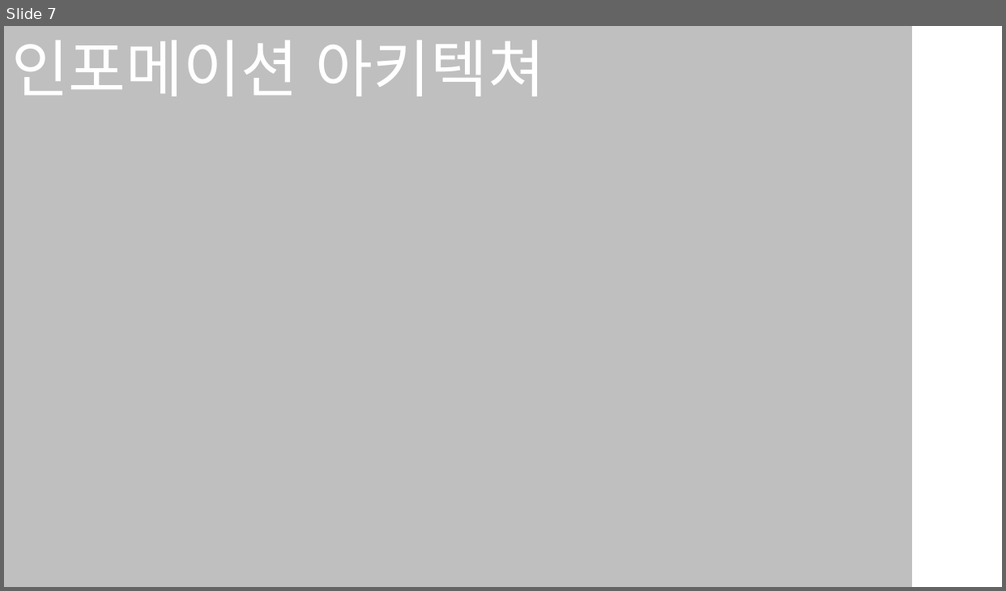
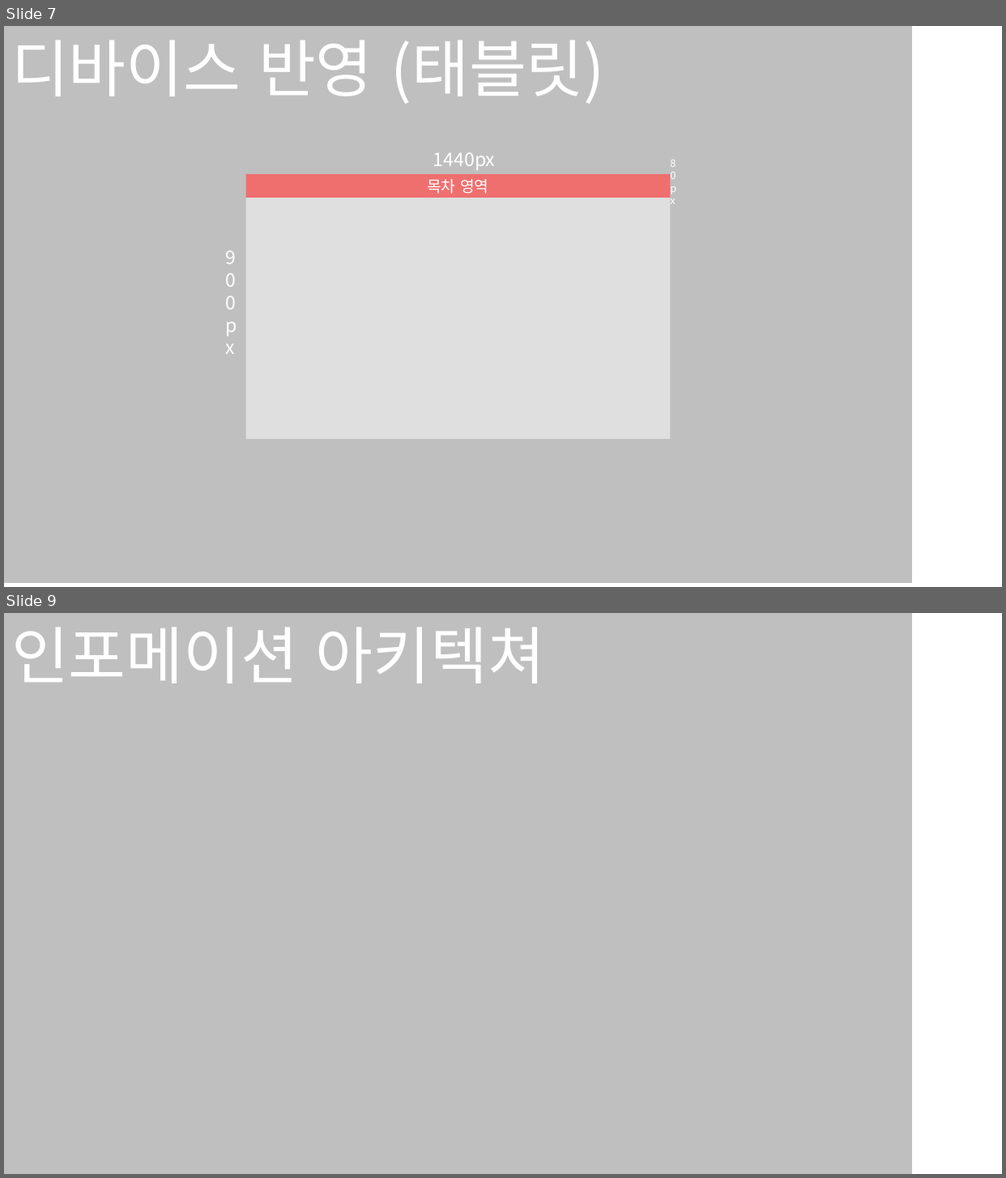
Before and after one commit to KTW-WTF/DJ, a slide deck: 자기소개서.pptx. Shown one above the other, each under a label of ours: slide 7 before the commit, slides 7 and 9 after it; the slides between them are not shown. The pictures are 1006x591 and 1006x1178 pixels, drawn with LibreOffice and Linux fonts; fonts in the diff are those of the drawing. Boxes give left, top, right and bottom in pixels: in the first picture for what was removed or moved away, otherwise in the second. Text is boxed around its words. In the diff, an @@ line names an element or a change of style, - is before the commit and + after.

```diff
--- a/자기소개서.pptx
+++ b/자기소개서.pptx
@@ slide 7 added at (4, 26, 1002, 587), background #FFFFFF @@
@@ rectangle added at (4, 26, 912, 584), fill #BFBFBF @@
@@ text added at (11, 40, 605, 104), 60 pt, text #FFFFFF @@
+디바이스 반영 (태블릿)
@@ text added at (433, 152, 496, 170), 18 pt, text #FFFFFF @@
+1440px
@@ text added at (671, 153, 675, 219), 10 pt, text #FFFFFF @@
+80px
@@ rectangle added at (246, 174, 671, 439), fill #FFFFFF at 50% opacity @@
@@ rectangle added at (246, 174, 671, 198), fill #FF0000 at 50% opacity, 15 pt, text #FFFFFF @@
+목차 영역
@@ text added at (225, 243, 229, 372), 18 pt, text #FFFFFF @@
+900px
@@ what was slide 7 is now slide 9 @@
```
Also in this commit, not shown: 2 slides changed, 1 other slide added.
